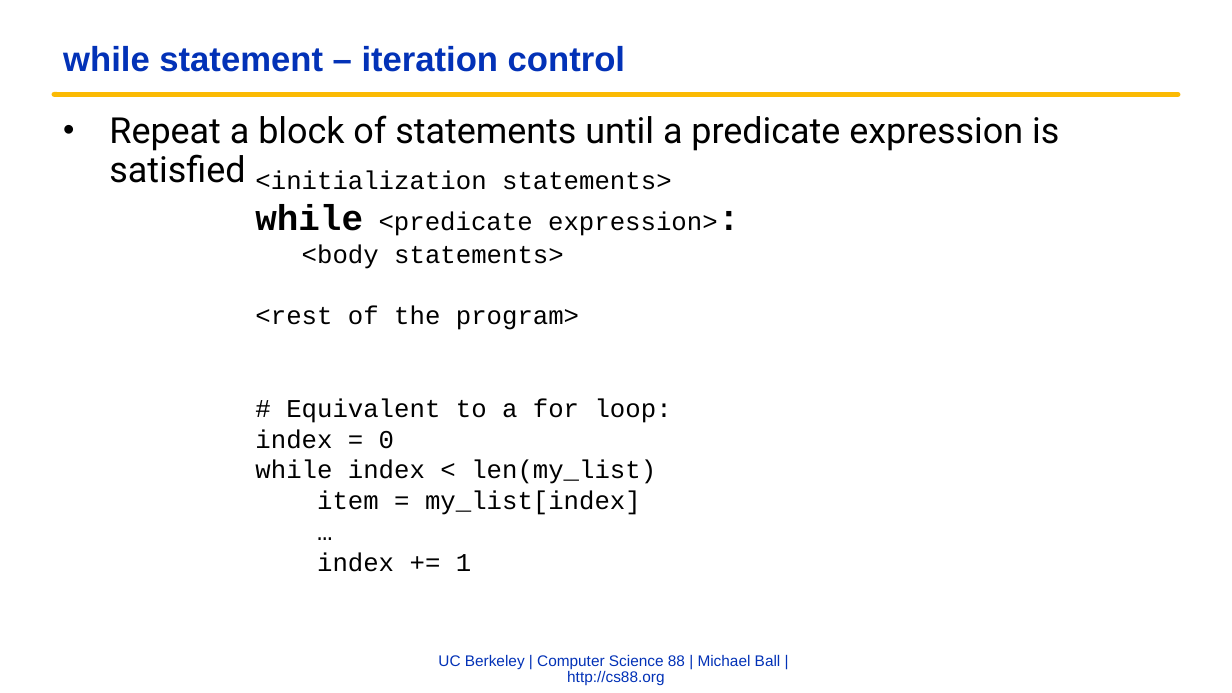
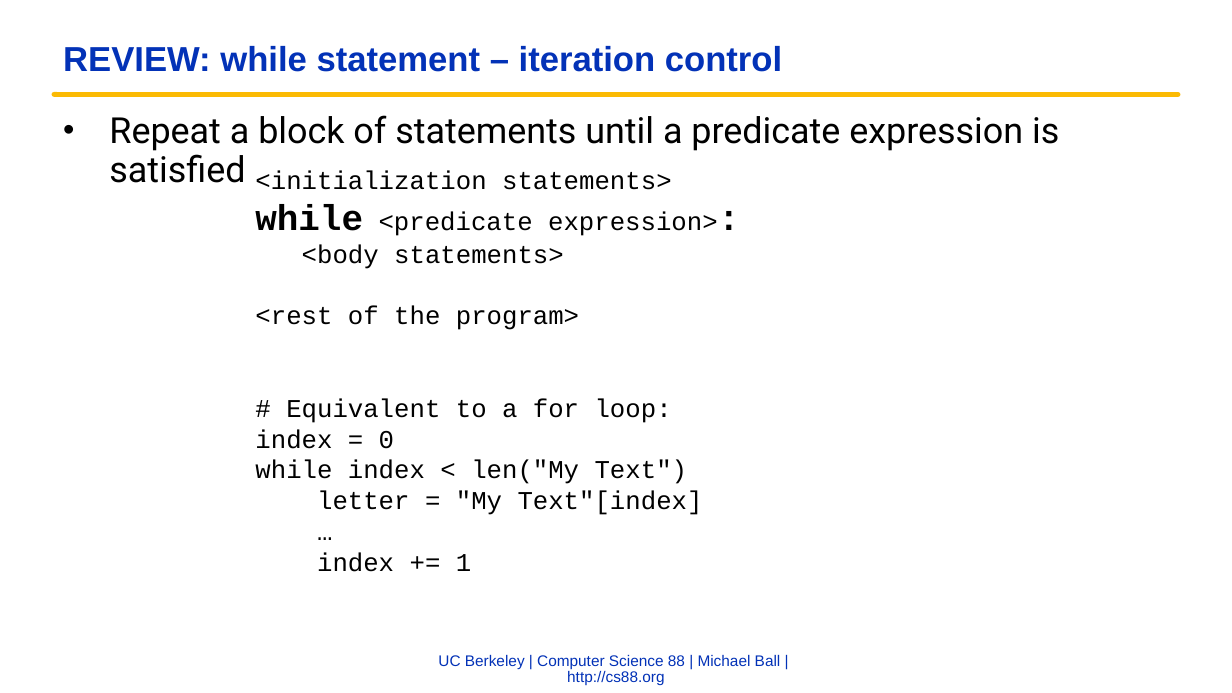
Before and after one commit to cs88-website/fa22, a slide deck: slide 7 of assets/slides/fa22/04-Lists.pptx (slide 20 before the commit). Drawn at 1232x693 pixels with LibreOffice and Linux fonts; fonts in the diff are those of the drawing; background and template pictures are left out. Boxes give left, top, right and bottom in pixels: in the first picture for what was removed or moved away, otherwise in the second. Text is boxed around its words. In the diff, an @@ line names an element or a change of style, - is before the commit and + after.

```diff
--- a/assets/slides/fa22/04-Lists.pptx
+++ b/assets/slides/fa22/04-Lists.pptx
@@ title at bbox=[63, 46, 782, 72]: text changed @@
-while statement – iteration control
+REVIEW: while statement – iteration control
@@ text at bbox=[255, 460, 703, 515]: text changed @@
-while index < len(my_list)
-item = my_list[index]
+while index < len("My Text")
+letter = "My Text"[index]
```
Also in this commit, not shown: 9 other slides changed, 6 slides added, 2 slides removed, 4 other files.
